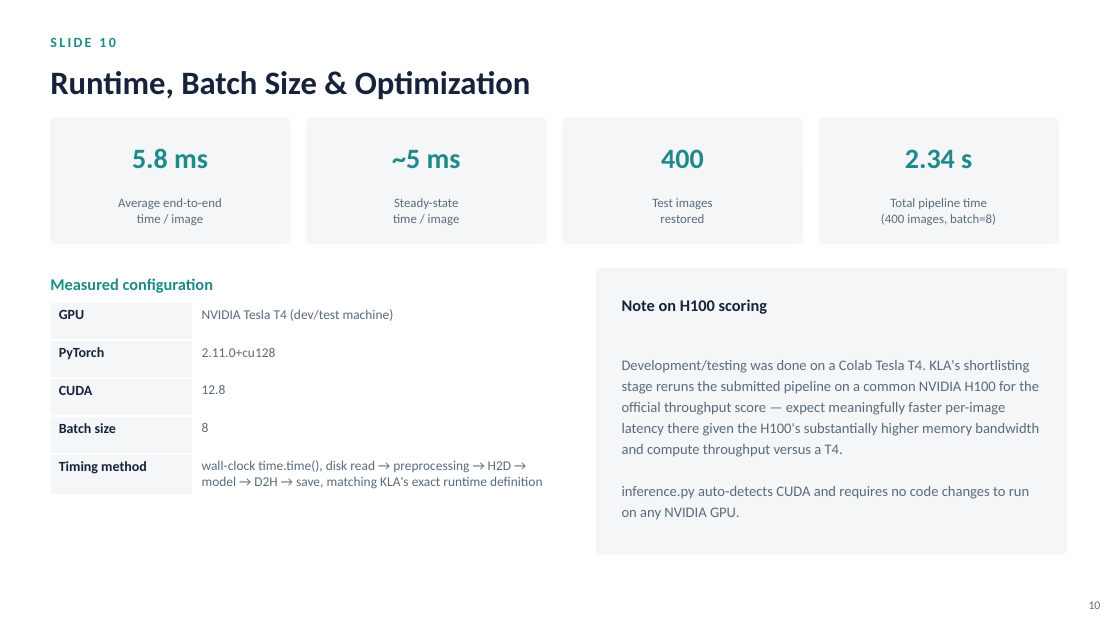
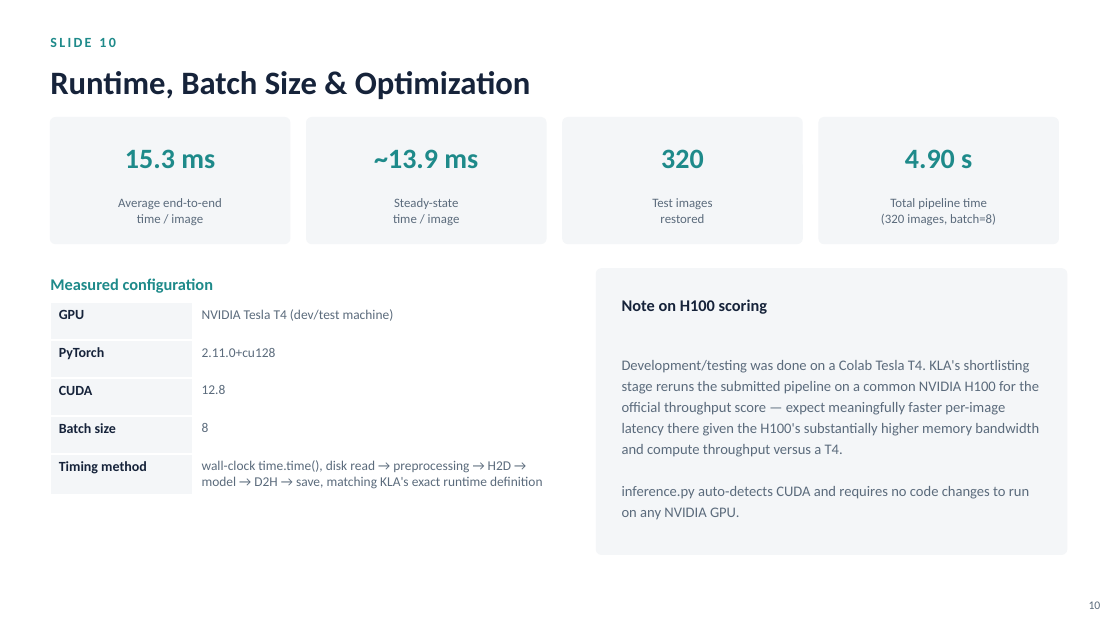
Before and after one commit to Nag123-tel/kla-restoration, a slide deck: slide 10 of solution_presentation.pptx. Drawn at 1120x630 pixels with LibreOffice and Linux fonts; fonts in the diff are those of the drawing. Boxes give left, top, right and bottom in pixels: in the first picture for what was removed or moved away, otherwise in the second. Text is boxed around its words. In the diff, an @@ line names an element or a change of style, - is before the commit and + after.

```diff
--- a/solution_presentation.pptx
+++ b/solution_presentation.pptx
@@ text at (x1=125, y1=149, x2=215, y2=168): text changed @@
-5.8 ms
+15.3 ms
@@ text at (x1=374, y1=149, x2=478, y2=168): text changed @@
-~5 ms
+~13.9 ms
@@ text at (x1=661, y1=149, x2=704, y2=168): text changed @@
-400
+320
@@ text at (x1=905, y1=149, x2=972, y2=168): text changed @@
-2.34 s
+4.90 s
@@ text at (x1=881, y1=214, x2=996, y2=225): text changed @@
-(400 images, batch=8)
+(320 images, batch=8)
```
Also in this commit, not shown: 3 other slides changed.
